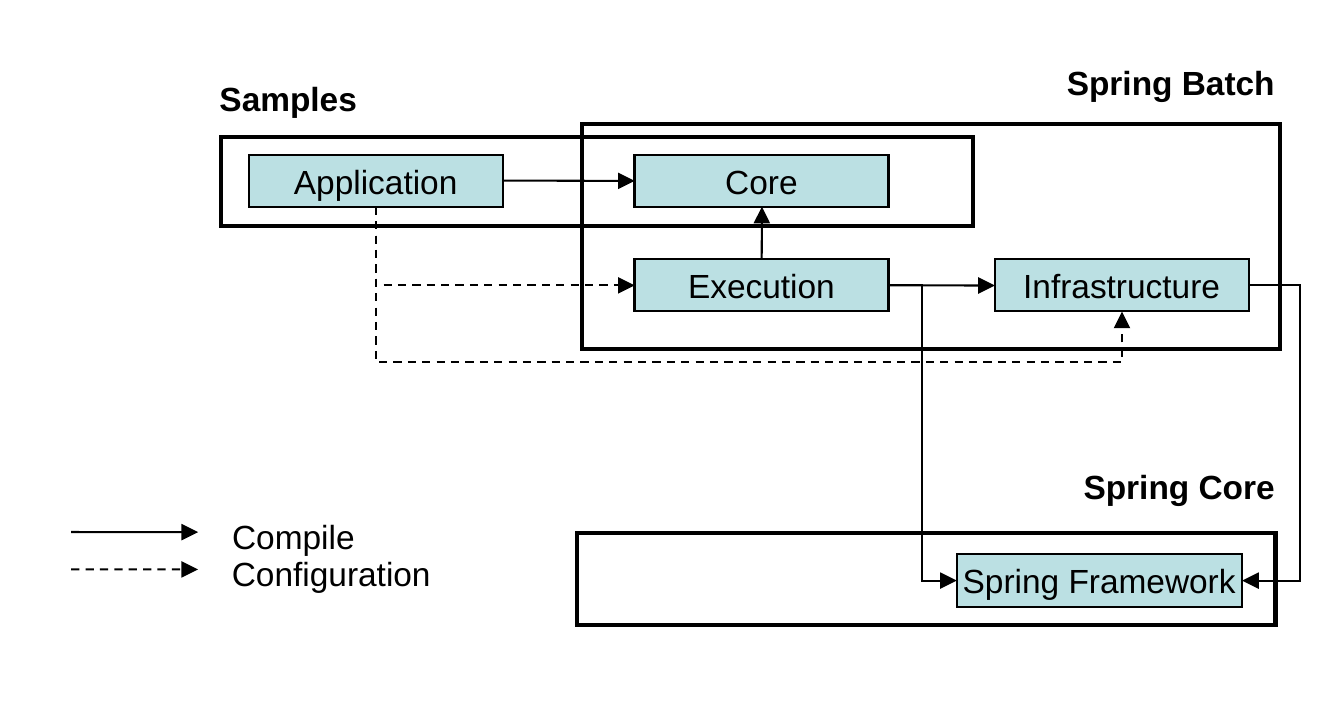
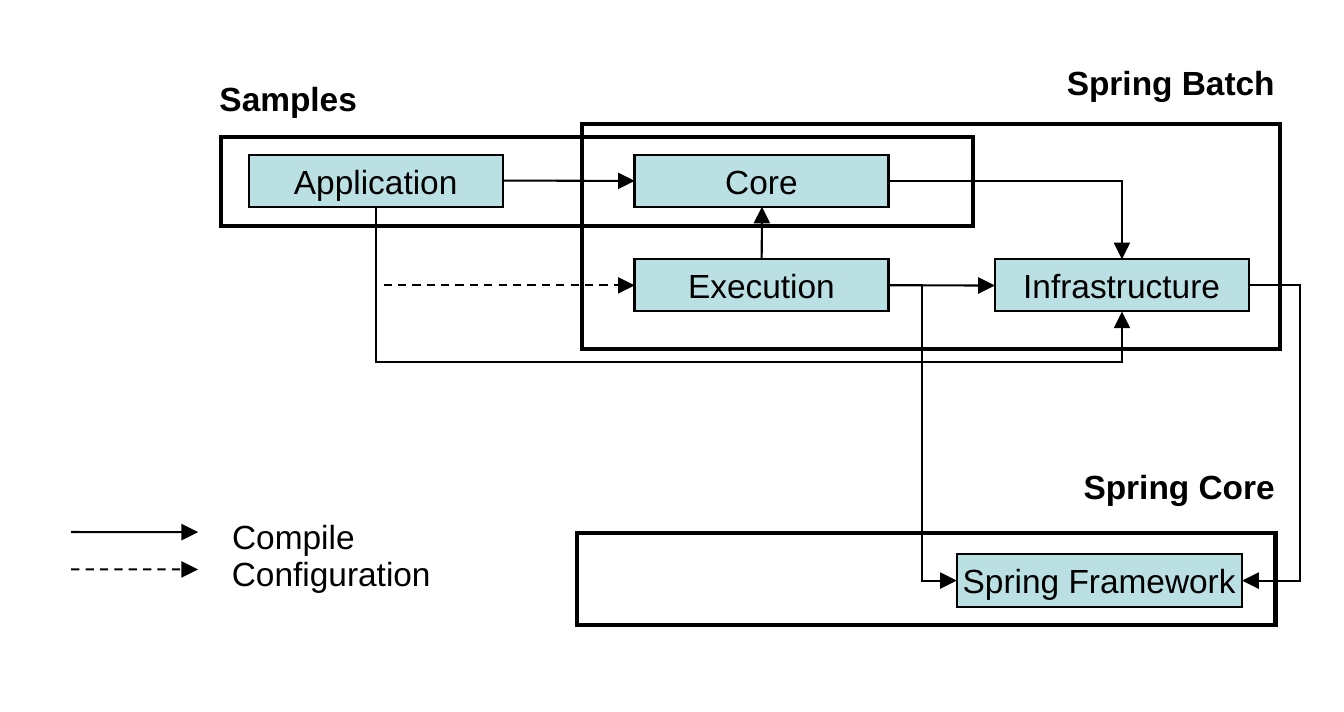
Before and after one commit to spring-projects/spring-batch, a slide deck: slide 1 of src/site/ppt/RuntimeDependendencies.ppt. Drawn at 1344x712 pixels with LibreOffice and Linux fonts; fonts in the diff are those of the drawing. Boxes give left, top, right and bottom in pixels: in the first picture for what was removed or moved away, otherwise in the second. Text is boxed around its words. In the diff, an @@ line names an element or a change of style, - is before the commit and + after.

```diff
--- a/src/site/ppt/RuntimeDependendencies.ppt
+++ b/src/site/ppt/RuntimeDependendencies.ppt
@@ elbow arrow (376, 207) - (1123, 311): stroke #000000 0.74 pt dashed to #000000 0.74 pt @@
@@ elbow arrow added from (890, 181) to (1123, 259), #000000 0.74 pt @@
```
Also in this commit, not shown: 26 other files.
